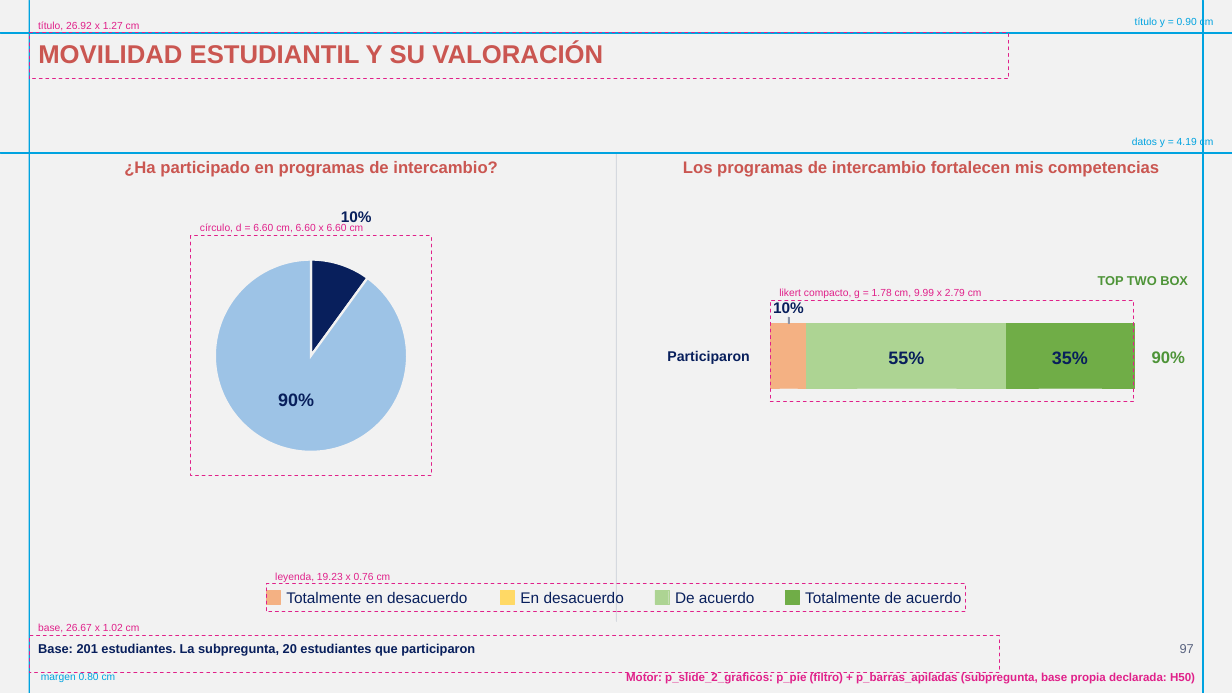
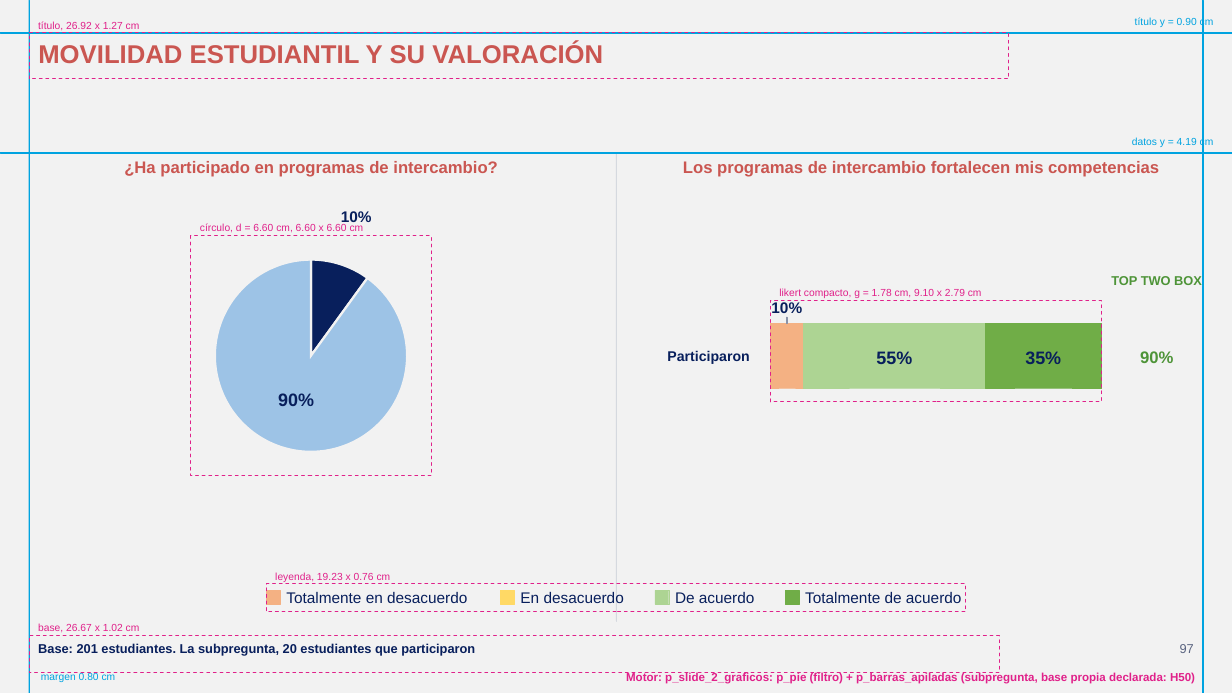
Before and after one commit to GonzaloAlmendariz/prosecnur-app, a slide deck: slide 97 of docs/qa/motor-ppt-2026-10-06/4-recetario/recetario-fiel-guias.pptx. Drawn at 1232x693 pixels with LibreOffice and Linux fonts; fonts in the diff are those of the drawing; background and template pictures are left out. Boxes give left, top, right and bottom in pixels: in the first picture for what was removed or moved away, otherwise in the second. Text is boxed around its words. In the diff, an @@ line names an element or a change of style, - is before the commit and + after.

```diff
--- a/docs/qa/motor-ppt-2026-10-06/4-recetario/recetario-fiel-guias.pptx
+++ b/docs/qa/motor-ppt-2026-10-06/4-recetario/recetario-fiel-guias.pptx
@@ text "TOP TWO BOX": place and size @@
-text "TOP TWO BOX" at (1098,276,1188,285)
+text "TOP TWO BOX" at (1111,276,1202,285)
@@ text at (779,288,982,298): text changed @@
-likert compacto, g = 1.78 cm, 9.99 x 2.79 cm
+likert compacto, g = 1.78 cm, 9.10 x 2.79 cm
@@ rectangle: place and size @@
-rectangle at (771,323,808,388)
+rectangle at (771,323,804,388)
@@ rectangle: place and size @@
-rectangle at (771,300,1134,402)
+rectangle at (771,300,1102,402)
@@ rectangle: place and size @@
-rectangle at (807,323,1007,388)
+rectangle at (803,323,985,388)
@@ rectangle: place and size @@
-rectangle at (1006,323,1134,388)
+rectangle at (985,323,1102,388)
@@ text "55%": place and size @@
-text "55%" at (888,351,924,364)
+text "55%" at (876,351,912,364)
@@ text "35%": place and size @@
-text "35%" at (1052,351,1088,364)
+text "35%" at (1025,351,1061,364)
@@ text "90%": place and size @@
-text "90%" at (1152,351,1185,363)
+text "90%" at (1140,351,1173,363)
```
Also in this commit, not shown: 13 other slides changed, 4 slides added, 11 other files.
